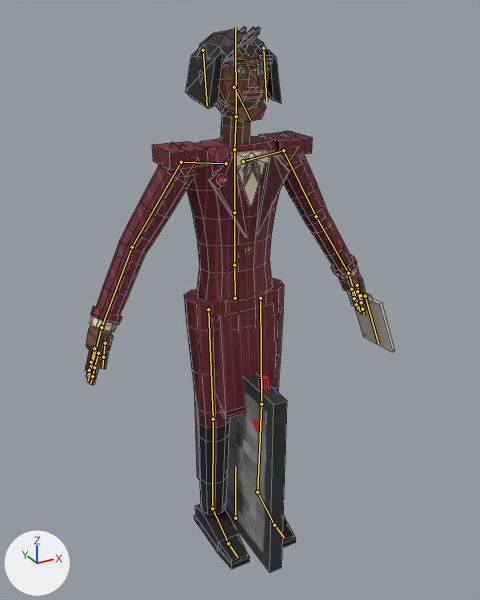
Before and after pictures for a commit that changed the Blender file art/margaret.blend.
The view is the same before and after, from a 50 mm camera at (-0.977, -1.81, 1.839) aimed at (0.038, 0.034, 0.917). Every picture has the same lights, and +X, +Y and +Z are marked at lower left. The picture after the commit comes second. The bones that bend it are drawn over the model as lines. Mesh edges are drawn as thin lines.

Objects in the first picture: 'fx_live_feed', 'margaret_body'.
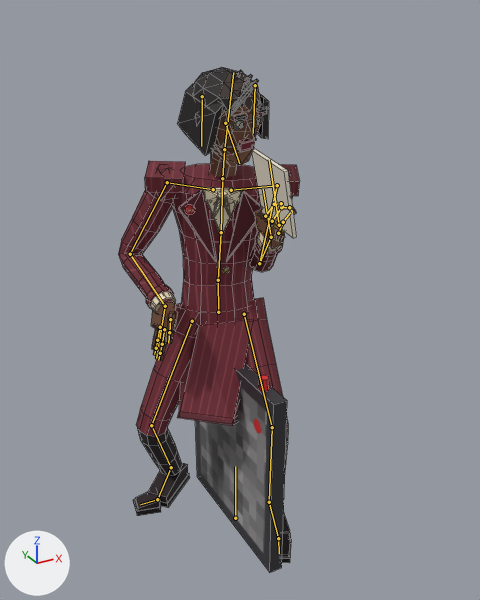
The newer file adds an action. The first version stands in its rest pose; the second is drawn at frame 30 of the action 'stagger'.

Patch to the scene script:
```diff
--- a/art/margaret.blend.py
+++ b/art/margaret.blend.py
@@ bone_hips @@
 bone_hips = bpy.data.objects['margaret'].pose.bones['hips']  # child of 'root'
-bone_hips.location = (0.0, 0.0, 0.0)
-bone_hips.rotation_quaternion = (1.0, 0.0, 0.0, 0.0)  # degrees (0, 0, 0)
+bone_hips.location = (0.0, -0.102, -0.125)
+bone_hips.rotation_quaternion = (0.997, -0.046, -0.067, -0.019)  # degrees (-5, -8, -2)
@@ bone_spine @@
 bone_spine = bpy.data.objects['margaret'].pose.bones['spine']  # child of 'hips'
-bone_spine.rotation_quaternion = (1.0, 0.0, 0.0, 0.0)  # degrees (0, 0, 0)
+bone_spine.rotation_quaternion = (0.996, 0.082, -0.038, -0.016)  # degrees (9, -4, -2)
@@ bone_chest @@
 bone_chest = bpy.data.objects['margaret'].pose.bones['chest']  # child of 'spine'
-bone_chest.rotation_quaternion = (1.0, 0.0, 0.0, 0.0)  # degrees (0, 0, 0)
+bone_chest.rotation_quaternion = (0.988, 0.07, -0.131, 0.033)  # degrees (8, -15, 3)
@@ bone_neck @@
 bone_neck = bpy.data.objects['margaret'].pose.bones['neck']  # child of 'chest'
-bone_neck.rotation_quaternion = (1.0, 0.0, 0.0, 0.0)  # degrees (0, 0, 0)
+bone_neck.rotation_quaternion = (0.98, -0.037, 0.194, -0.036)  # degrees (-5, 22, -5)
@@ bone_head @@
 bone_head = bpy.data.objects['margaret'].pose.bones['head']  # child of 'neck'
-bone_head.rotation_quaternion = (1.0, 0.0, 0.0, 0.0)  # degrees (0, 0, 0)
+bone_head.rotation_quaternion = (0.987, 0.096, 0.126, 0.018)  # degrees (12, 14, 4)
@@ bone_jaw @@
 bone_jaw = bpy.data.objects['margaret'].pose.bones['jaw']  # child of 'head'
-bone_jaw.rotation_quaternion = (1.0, 0.0, 0.0, 0.0)  # degrees (0, 0, 0)
+bone_jaw.rotation_quaternion = (0.998, -0.063, 0.0, 0.0)  # degrees (-7, 0, 0)
@@ bone_thumb_l @@
 bone_thumb_l = bpy.data.objects['margaret'].pose.bones['thumb.L']  # child of 'hand.L'
-bone_thumb_l.rotation_quaternion = (1.0, 0.0, 0.0, 0.0)  # degrees (0, 0, 0)
+bone_thumb_l.rotation_quaternion = (0.985, 0.0, 0.0, -0.172)  # degrees (0, 0, -20)
@@ bone_thumb_2_l @@
 bone_thumb_2_l = bpy.data.objects['margaret'].pose.bones['thumb_2.L']  # child of 'thumb.L'
-bone_thumb_2_l.rotation_quaternion = (1.0, 0.0, 0.0, 0.0)  # degrees (0, 0, 0)
+bone_thumb_2_l.rotation_quaternion = (0.98, 0.0, 0.0, -0.2)  # degrees (0, 0, -23)
@@ bone_index_l @@
 bone_index_l = bpy.data.objects['margaret'].pose.bones['index.L']  # child of 'hand.L'
-bone_index_l.rotation_quaternion = (1.0, 0.0, 0.0, 0.0)  # degrees (0, 0, 0)
+bone_index_l.rotation_quaternion = (0.891, 0.0, 0.0, -0.454)  # degrees (0, 0, -54)
@@ bone_index_2_l @@
 bone_index_2_l = bpy.data.objects['margaret'].pose.bones['index_2.L']  # child of 'index.L'
-bone_index_2_l.rotation_quaternion = (1.0, 0.0, 0.0, 0.0)  # degrees (0, 0, 0)
+bone_index_2_l.rotation_quaternion = (0.866, 0.0, 0.0, -0.5)  # degrees (0, 0, -60)
@@ bone_index_3_l @@
 bone_index_3_l = bpy.data.objects['margaret'].pose.bones['index_3.L']  # child of 'index_2.L'
-bone_index_3_l.rotation_quaternion = (1.0, 0.0, 0.0, 0.0)  # degrees (0, 0, 0)
+bone_index_3_l.rotation_quaternion = (0.934, 0.0, 0.0, -0.358)  # degrees (0, 0, -42)
@@ bone_fingers_l @@
 bone_fingers_l = bpy.data.objects['margaret'].pose.bones['fingers.L']  # child of 'hand.L'
-bone_fingers_l.rotation_quaternion = (1.0, 0.0, 0.0, 0.0)  # degrees (0, 0, 0)
+bone_fingers_l.rotation_quaternion = (0.891, 0.0, 0.0, -0.454)  # degrees (0, 0, -54)
@@ bone_fingers_2_l @@
 bone_fingers_2_l = bpy.data.objects['margaret'].pose.bones['fingers_2.L']  # child of 'fingers.L'
-bone_fingers_2_l.rotation_quaternion = (1.0, 0.0, 0.0, 0.0)  # degrees (0, 0, 0)
+bone_fingers_2_l.rotation_quaternion = (0.866, 0.0, 0.0, -0.5)  # degrees (0, 0, -60)
@@ bone_fingers_3_l @@
 bone_fingers_3_l = bpy.data.objects['margaret'].pose.bones['fingers_3.L']  # child of 'fingers_2.L'
-bone_fingers_3_l.rotation_quaternion = (1.0, 0.0, 0.0, 0.0)  # degrees (0, 0, 0)
+bone_fingers_3_l.rotation_quaternion = (0.934, 0.0, 0.0, -0.358)  # degrees (0, 0, -42)
@@ bone_toe_l @@
 bone_toe_l = bpy.data.objects['margaret'].pose.bones['toe.L']  # child of 'foot.L'
-bone_toe_l.rotation_quaternion = (1.0, 0.0, 0.0, 0.0)  # degrees (0, 0, 0)
+bone_toe_l.rotation_quaternion = (0.991, 0.0, 0.009, -0.13)  # degrees (0, 1, -15)
@@ bone_toe_r @@
 bone_toe_r = bpy.data.objects['margaret'].pose.bones['toe.R']  # child of 'foot.R'
-bone_toe_r.rotation_quaternion = (1.0, 0.0, 0.0, 0.0)  # degrees (0, 0, 0)
+bone_toe_r.rotation_quaternion = (0.906, 0.0, 0.03, -0.422)  # degrees (-1, 3, -50)
@@ bone_ik_hand_l @@
 bone_ik_hand_l = bpy.data.objects['margaret'].pose.bones['ik_hand.L']  # child of 'root'
-bone_ik_hand_l.location = (0.0, 0.0, 0.0)
-bone_ik_hand_l.rotation_quaternion = (1.0, 0.0, 0.0, 0.0)  # degrees (0, 0, 0)
+bone_ik_hand_l.location = (0.299, -0.352, 0.13)
+bone_ik_hand_l.rotation_quaternion = (0.029, 0.002, 0.117, 0.993)  # degrees (13, 0, 177)
@@ bone_ik_foot_l @@
 bone_ik_foot_l = bpy.data.objects['margaret'].pose.bones['ik_foot.L']  # child of 'root'
-bone_ik_foot_l.location = (0.0, 0.0, 0.0)
-bone_ik_foot_l.rotation_quaternion = (1.0, 0.0, 0.0, 0.0)  # degrees (0, 0, 0)
+bone_ik_foot_l.location = (-0.01, 0.064, 0.032)
+bone_ik_foot_l.rotation_quaternion = (0.991, 0.0, 0.058, -0.117)  # degrees (-1, 7, -13)
@@ bone_pole_knee_l @@
 bone_pole_knee_l = bpy.data.objects['margaret'].pose.bones['pole_knee.L']  # child of 'root'
-bone_pole_knee_l.location = (0.0, 0.0, 0.0)
+bone_pole_knee_l.location = (-0.145, 0.033, 0.051)
@@ bone_pole_elbow_l @@
 bone_pole_elbow_l = bpy.data.objects['margaret'].pose.bones['pole_elbow.L']  # child of 'root'
-bone_pole_elbow_l.location = (0.0, 0.0, 0.0)
+bone_pole_elbow_l.location = (-0.124, -0.288, 0.069)
@@ bone_ik_hand_r @@
 bone_ik_hand_r = bpy.data.objects['margaret'].pose.bones['ik_hand.R']  # child of 'root'
-bone_ik_hand_r.location = (0.0, 0.0, 0.0)
-bone_ik_hand_r.rotation_quaternion = (1.0, 0.0, 0.0, 0.0)  # degrees (0, 0, 0)
+bone_ik_hand_r.location = (-0.213, -0.085, -0.039)
+bone_ik_hand_r.rotation_quaternion = (0.998, 0.048, 0.003, 0.027)  # degrees (5, 0, 3)
@@ bone_ik_foot_r @@
 bone_ik_foot_r = bpy.data.objects['margaret'].pose.bones['ik_foot.R']  # child of 'root'
-bone_ik_foot_r.location = (0.0, 0.0, 0.0)
-bone_ik_foot_r.rotation_quaternion = (1.0, 0.0, 0.0, 0.0)  # degrees (0, 0, 0)
+bone_ik_foot_r.location = (0.04, -0.272, -0.136)
+bone_ik_foot_r.rotation_quaternion = (0.906, 0.0, 0.189, -0.378)  # degrees (-9, 20, -47)
@@ bone_pole_knee_r @@
 bone_pole_knee_r = bpy.data.objects['margaret'].pose.bones['pole_knee.R']  # child of 'root'
-bone_pole_knee_r.location = (0.0, 0.0, 0.0)
+bone_pole_knee_r.location = (-0.499, 0.033, -0.518)
@@ bone_pole_elbow_r @@
 bone_pole_elbow_r = bpy.data.objects['margaret'].pose.bones['pole_elbow.R']  # child of 'root'
-bone_pole_elbow_r.location = (0.0, 0.0, 0.0)
+bone_pole_elbow_r.location = (-0.051, -0.519, -0.084)
```

Changed parts and their boxes [x1, y1, x2, y2] in the pictures (480 x 600 px):
'margaret_body', posed (41% narrower, 8% shorter): before [85, 27, 395, 569]; after [118, 67, 300, 563]
bone 'hips', root to tip: before (235, 298) to (234, 265); after (218, 312) to (218, 280)
bone 'spine', root to tip: before (234, 265) to (234, 212); after (218, 280) to (221, 232)
bone 'chest', root to tip: before (234, 212) to (234, 149); after (221, 232) to (222, 178)
bone 'neck', root to tip: before (234, 149) to (236, 116); after (222, 178) to (224, 149)
bone 'head', root to tip: before (236, 116) to (235, 27); after (224, 149) to (233, 72)
bone 'jaw', root to tip: before (234, 87) to (250, 120); after (225, 123) to (239, 163)
bone 'thumb.L', root to tip: before (357, 285) to (360, 295); after (278, 233) to (283, 222)
bone 'thumb_2.L', root to tip: before (360, 295) to (363, 304); after (283, 222) to (290, 213)
bone 'index.L', root to tip: before (357, 291) to (361, 302); after (272, 221) to (281, 207)
bone 'index_2.L', root to tip: before (361, 302) to (362, 309); after (281, 207) to (289, 207)
bone 'index_3.L', root to tip: before (362, 309) to (364, 314); after (289, 207) to (292, 212)
bone 'fingers.L', root to tip: before (351, 289) to (354, 298); after (265, 216) to (274, 204)
bone 'fingers_2.L', root to tip: before (354, 298) to (356, 304); after (274, 204) to (281, 203)
bone 'fingers_3.L', root to tip: before (356, 304) to (357, 309); after (281, 203) to (284, 207)
bone 'toe.L', root to tip: before (274, 525) to (284, 537); after (278, 538) to (279, 553)
bone 'toe.R', root to tip: before (228, 543) to (237, 557); after (157, 499) to (140, 504)
